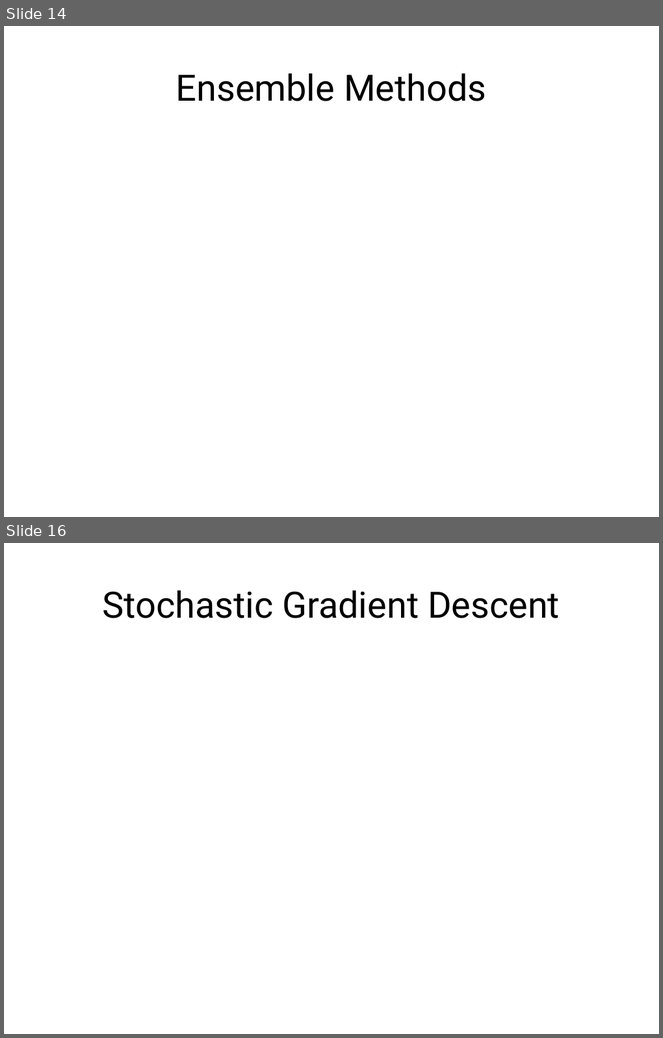
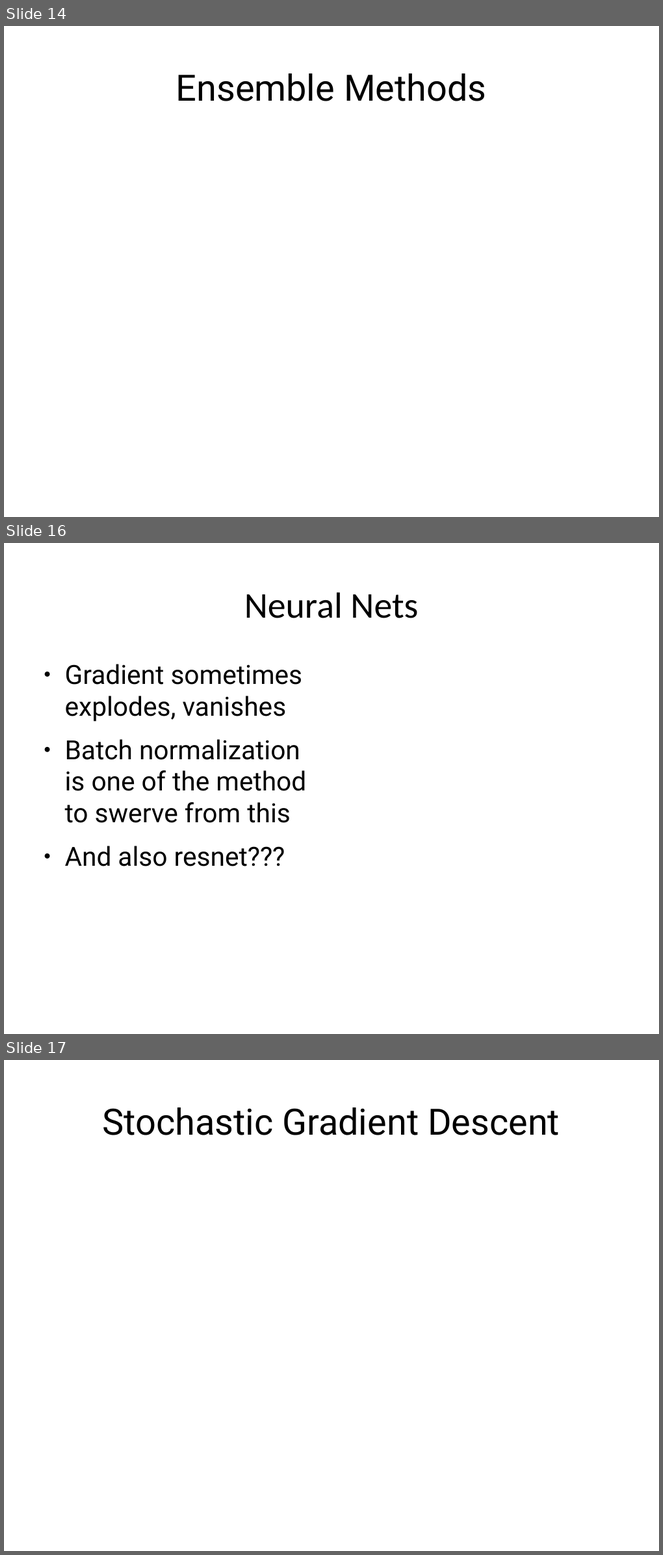
Before and after one commit to TedJeong/vipidly-vociferous, a slide deck: notes/머신러닝부터최적화문제까지.odp. Shown one above the other, each under a label of ours: slides 14 and 16 before the commit, slides 14, 16 and 17 after it; the slides between them are not shown. The pictures are 663x1038 and 663x1555 pixels, drawn with LibreOffice and Linux fonts; fonts in the diff are those of the drawing. Boxes give left, top, right and bottom in pixels: in the first picture for what was removed or moved away, otherwise in the second. Text is boxed around its words. In the diff, an @@ line names an element or a change of style, - is before the commit and + after.

```diff
--- a/notes/머신러닝부터최적화문제까지.odp
+++ b/notes/머신러닝부터최적화문제까지.odp
@@ slide 16 added at [4,543,659,1034], background #FFFFFF @@
@@ title added at [244,592,418,618], 44 pt, text #000000 @@
+Neural Nets
@@ text added at [65,664,306,867], 32 pt, text #000000 @@
+● Gradient sometimes explodes, vanishes
+● Batch normalization is one of the method to swerve from this
+● And also resnet???
@@ what was slide 16 is now slide 17 @@
```
Also in this commit, not shown: 2 slides changed, 2 other slides added, 2 slides removed.
